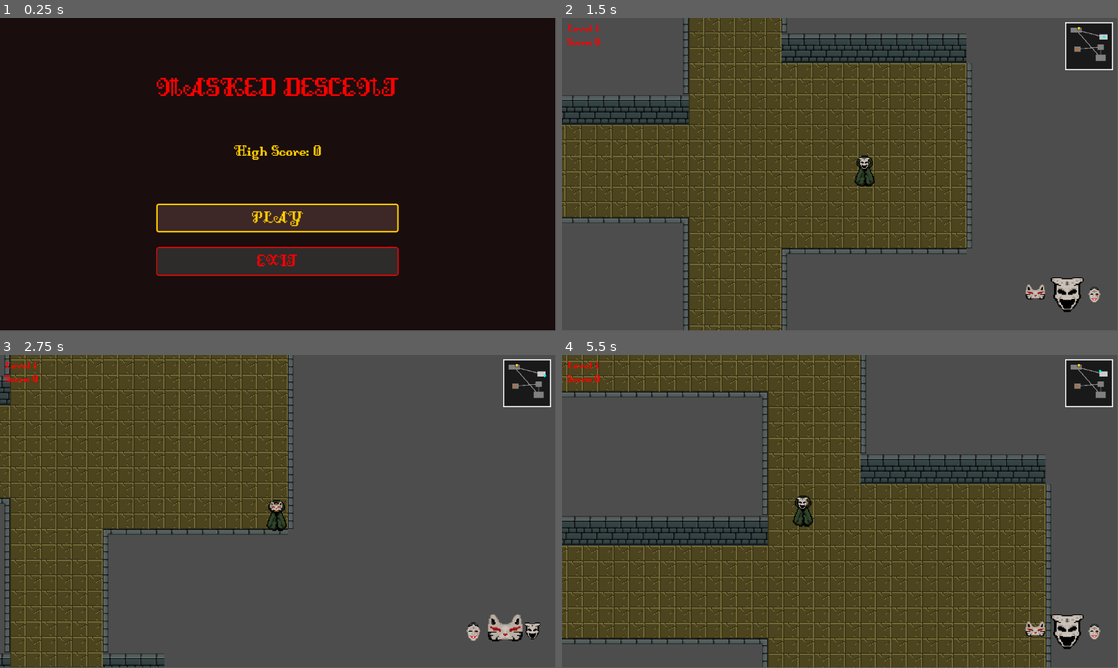
Above: before the commit, frames 1-4 (two rows, left to right).
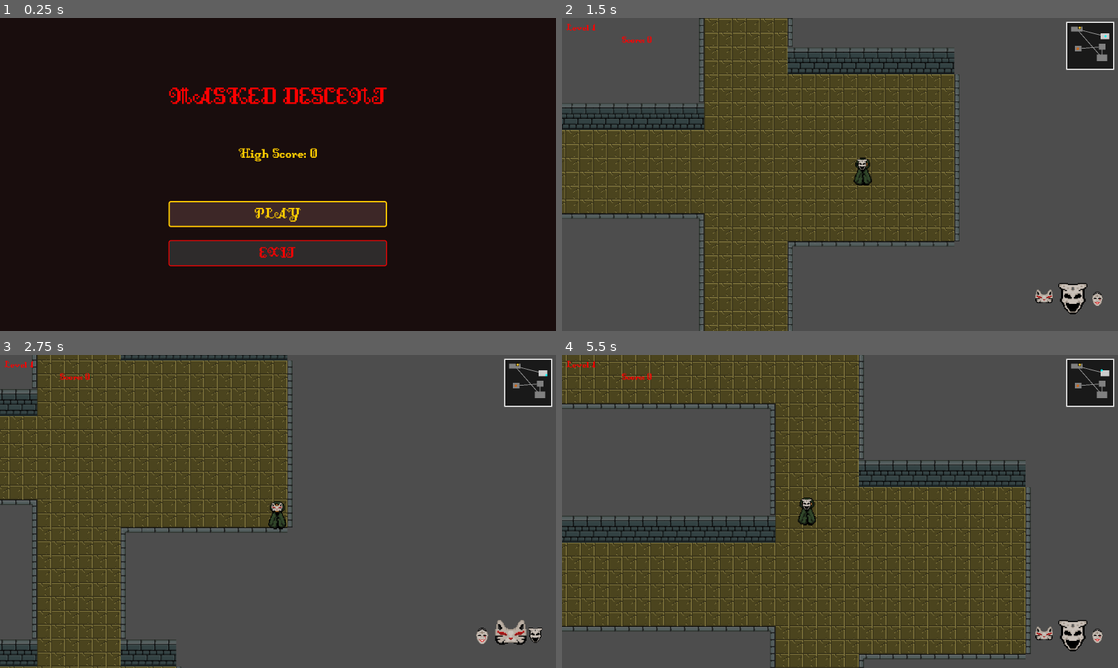
Above: after the commit, the same moments.

Repository: afilipovski/masked-descent
Game: Godot game, scene res://scenes/ui/main_menu.tscn
Two runs of this game, one before a commit and one after it. Both use one fixed random seed, a clock stepped at 60 frames per second and the inputs below.
Inputs:
- Up to frame 1 (0.25 s): no input
- Up to frame 2 (1.5 s): click "PLAY" at 0.5 s; tap Enter (ui_accept) at 1.25 s; hold D (move_right) from 1.28 s (still down); tap E (Interact) at 1.35 s
- Up to frame 3 (2.75 s): tap Enter (ui_accept) at 1.52, 2.27 s; release D (move_right) at 2.03 s; hold S (move_down) from 2.03 s (still down); tap Tab (cycle_mask) at 2.1 s
- Up to frame 4 (5.5 s): release S (move_down) at 2.78 s; hold D (move_right) 2.78-3.53 s; tap Shift (sprint) at 2.85, 5.1 s; hold W (move_up) 3.53-4.28 s; tap E (Interact) at 3.6 s; tap Enter (ui_accept) at 3.77, 4.52, 5.27 s; hold A (move_left) from 4.28 s (still down); tap Tab (cycle_mask) at 4.35 s
In our replay, the window is 799x449 before the commit and 800x450 after it. These sizes can differ from the game's own. Grey fills any space a smaller window leaves; there, only what the larger window draws over its background counts as a difference.

The runs differ from the first frame. In frame 1, 7.6% of the frame differs, in the area x 28-72%, y 19-83%; in frame 2, 21%; in frame 3, 16%; in frame 4, 24%, in the area x 0-100%, y 0-100%.

Commit message:
feat:  Enhance melee combat mechanics

Diff:
--- a/project.godot
+++ b/project.godot
@@ -18,6 +18,13 @@
 [autoload]
 
 GameState="*res://scripts/game_state.gd"
+
+[display]
+
+window/size/viewport_width=1920
+window/size/viewport_height=1080
+window/stretch/scale=1.5
+window/vsync/vsync_mode=2
 
 [global_group]
 
--- a/scenes/main.tscn
+++ b/scenes/main.tscn
@@ -223,7 +223,7 @@
 theme_override_font_sizes/font_size = 32
 text = "Restart"
 
-[node name="MainMenuButton" type="Button" parent="UI/GameOverScreen/CenterContainer/VBoxContainer"]
+[node name="MainMenuButton" type="Button" parent="UI/GameOverScreen/CenterContainer/VBoxContainer" unique_id=2088040046]
 layout_mode = 2
 theme_override_colors/font_color = Color(1, 0, 0, 1)
 theme_override_fonts/font = ExtResource("2_dungeon_font")
--- a/scripts/combat_manager.gd
+++ b/scripts/combat_manager.gd
@@ -109,6 +109,20 @@
     melee_combo_count = 0
     melee_combo_timer = 0.0
 
+func get_melee_damage() -> int:
+    match melee_combo_count:
+        1: return 3
+        2: return 4
+        3: return 6
+        _: return 3
+
+func get_melee_scale() -> float:
+    match melee_combo_count:
+        1: return 1.0
+        2: return 1.3
+        3: return 1.6
+        _: return 1.0
+
 func get_current_mask_name() -> String:
     return Masks.get_mask_name(current_mask)
 
--- a/scripts/melee_hitbox.gd
+++ b/scripts/melee_hitbox.gd
@@ -1,7 +1,7 @@
 extends Area2D
 class_name MeleeHitbox
 
-@export var damage: int = 3
+var damage: int = 3
 @export var lifetime: float = 0.15
 
 var _time_left: float = 0.0
--- a/scripts/player.gd
+++ b/scripts/player.gd
@@ -253,16 +253,20 @@
 
 func spawn_melee_hitbox(direction: Vector2) -> void:
 	var hitbox = MELEE_HITBOX.instantiate()
+	var combo_damage = combat_manager.get_melee_damage()
+	var combo_scale = combat_manager.get_melee_scale()
+	var offset = direction.normalized() * 20
+	var swoosh = SWOOSH_ATTACK.instantiate()
+
 	get_parent().add_child(hitbox)
-
-	var offset = direction.normalized() * 20
+	get_parent().add_child(swoosh)
+	hitbox.damage = combo_damage
+	hitbox.scale = Vector2(combo_scale, combo_scale)
 	hitbox.global_position = global_position + offset
 	hitbox.rotation = direction.angle()
-
-	var swoosh = SWOOSH_ATTACK.instantiate()
-	get_parent().add_child(swoosh)
 	swoosh.global_position = global_position + offset
 	swoosh.set_direction(direction)
+	swoosh.scale = Vector2(combo_scale, combo_scale)
 
 func lock_movement():
 	movement_locked = true
